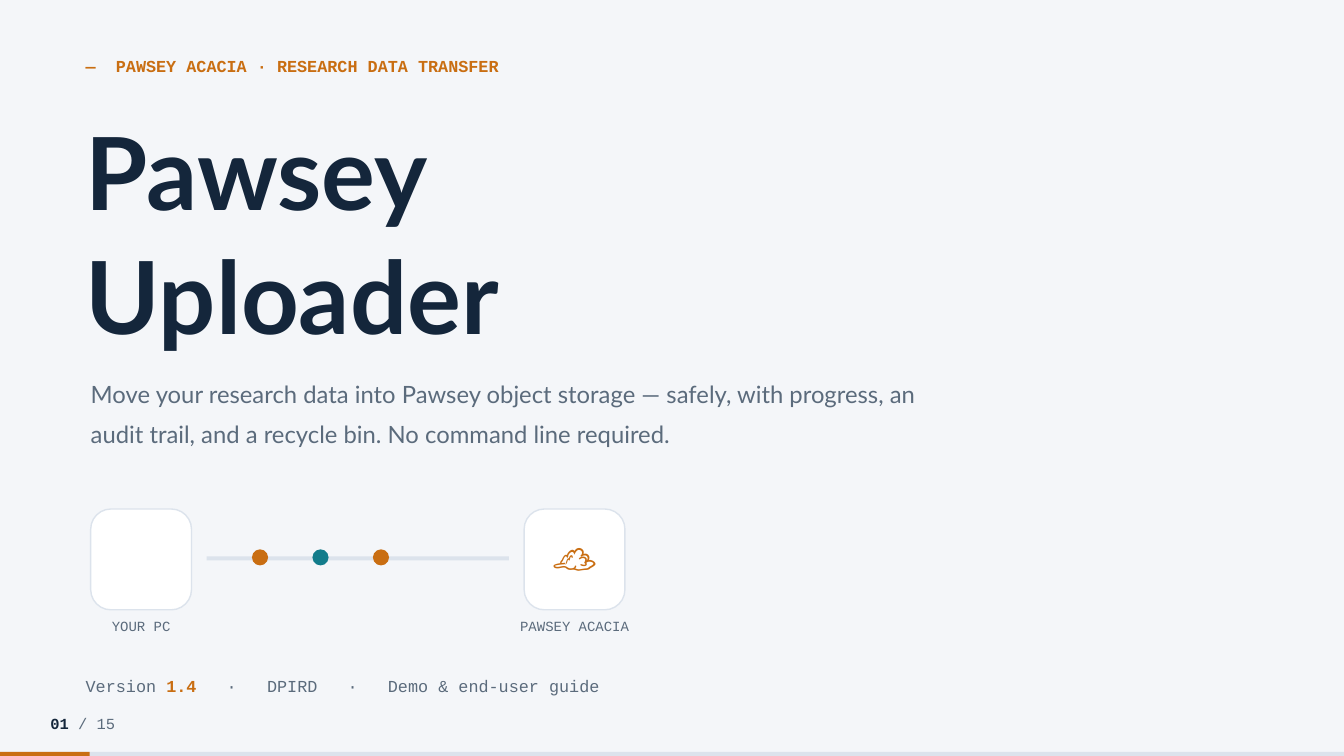
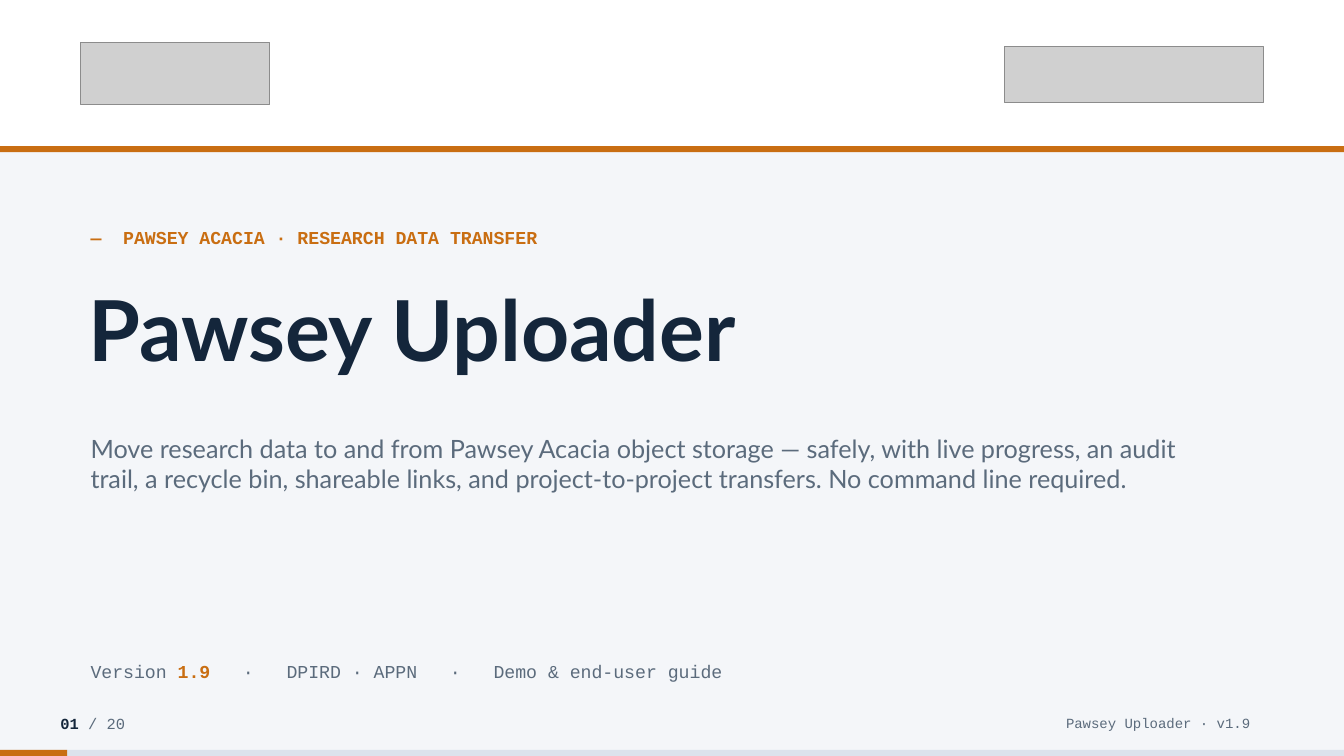
Before and after one commit to appndpird/pawsey-uploader, a slide deck: slide 1 of docs/Pawsey-Uploader-Demo.pptx. Drawn at 1344x756 pixels with LibreOffice and Linux fonts; fonts in the diff are those of the drawing; grey boxes stand for pictures. Boxes give left, top, right and bottom in pixels: in the first picture for what was removed or moved away, otherwise in the second. Text is boxed around its words. In the diff, an @@ line names an element or a change of style, - is before the commit and + after.

Commit message:
docs: rebuild demo deck for v1.9 with live screenshots
Rebuilt Pawsey-Uploader-Demo.pptx from scratch for v1.9 (20 slides, 16:9),
covering all key features: the seven tabs, multiple projects, the three
transfer modes, safety controls, unattended/resumable transfers, buckets &
storage, shareable links, Send to another project, background + resume,
the command console, the audit trail, golden rules and troubleshooting.

Embeds 10 fresh v1.9 screenshots (new DPIRD-primary header) under
docs/screenshots/: header/tabs, settings projects, copy/mirror/two-way,
storage, send-to-project dialog, background-copies manager, console, history.

```diff
--- a/docs/Pawsey-Uploader-Demo.pptx
+++ b/docs/Pawsey-Uploader-Demo.pptx
@@ rectangle added at [0, 0, 1344, 146], fill #FFFFFF @@
@@ picture added at [81, 42, 270, 105] @@
@@ picture added at [1004, 46, 1263, 103] @@
@@ rectangle added at [0, 146, 1344, 152], fill #C96E12 @@
@@ text "— PAWSEY ACACIA · RESEARCH ...": place and size @@
-text "— PAWSEY ACACIA · RESEARCH ..." at [116, 60, 499, 72]
+text "— PAWSEY ACACIA · RESEARCH ..." at [123, 232, 537, 244]
@@ text "— PAWSEY ACACIA · RESEARCH ..." at [123, 232, 537, 244]: size 12 to 13 pt; less space between paragraphs @@
@@ text at [88, 298, 736, 375]: text changed; size 72 to 60 pt @@
-Pawsey
-Uploader
+Pawsey Uploader
@@ text at [91, 439, 1176, 493]: text changed; size 17 to 18 pt @@
-Move your research data into Pawsey object storage — safely, with progress, an audit trail, and a recycle bin. No command line required.
+Move research data to and from Pawsey Acacia object storage — safely, with live progress, an audit trail, a recycle bin, shareable links, and project-to-project transfers. No command line required.
@@ rounded rectangle removed at [91, 509, 192, 610] @@
-🖥
@@ rounded rectangle removed at [524, 509, 625, 610] @@
-☁
@@ rectangle removed at [207, 557, 509, 561] @@
@@ ellipse removed at [252, 549, 268, 566] @@
@@ ellipse removed at [313, 549, 329, 566] @@
@@ ellipse removed at [373, 549, 389, 566] @@
@@ text removed at [112, 621, 171, 631] @@
-YOUR PC
@@ text removed at [520, 621, 629, 631] @@
-PAWSEY ACACIA
@@ text at [91, 665, 722, 682]: text changed; size 12 to 13 pt @@
-Version 1.4 · DPIRD · Demo & end-user guide
+Version 1.9 · DPIRD · APPN · Demo & end-user guide
@@ text at [60, 718, 125, 729]: text changed @@
-01 / 15
+01 / 20
@@ text added at [1066, 718, 1250, 731], 10 pt, text #5B6B7C @@
+Pawsey Uploader · v1.9
@@ rectangle: place and size @@
-rectangle at [0, 752, 90, 756]
+rectangle at [0, 750, 68, 756]
```
Also in this commit, not shown: 5 other slides changed, 14 slides added, 9 slides removed, 10 other files.
